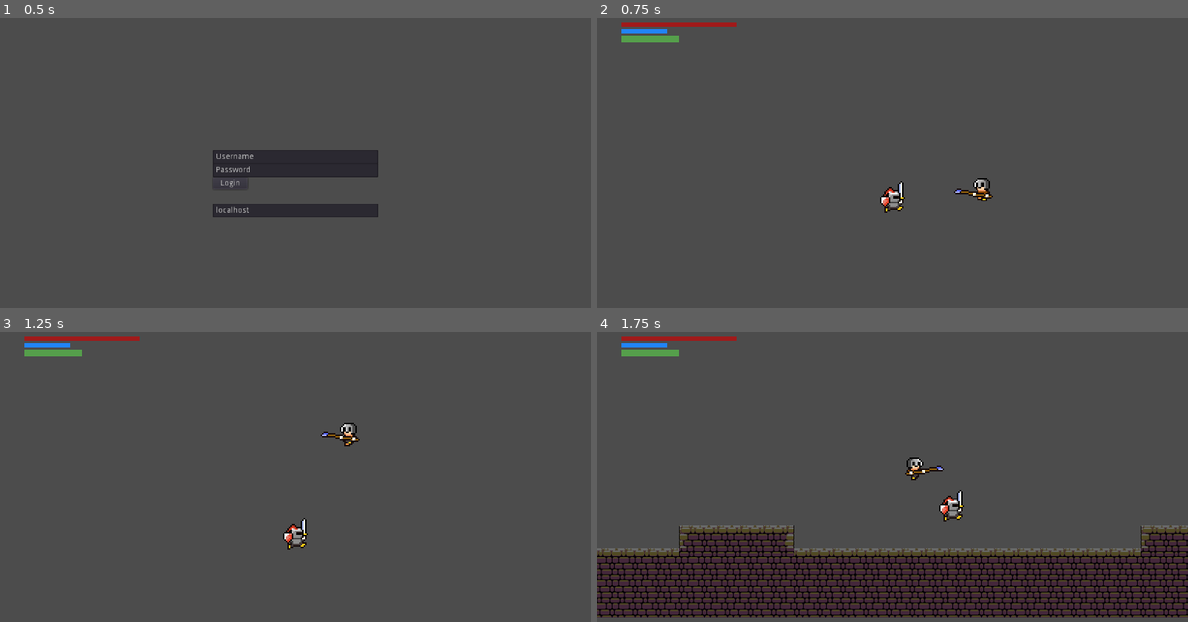
Above: before the commit, frames 1-4 (two rows, left to right).
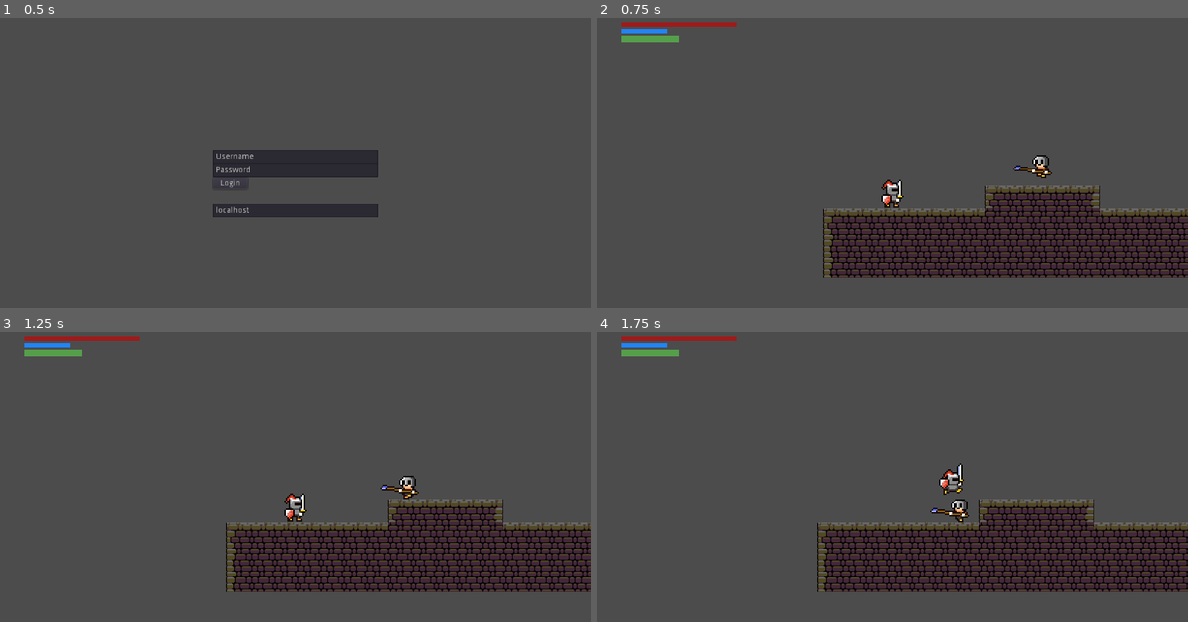
Above: after the commit, the same moments.

Repository: dim35/CEN3031-Project
Game: Godot game, scene res://screens/login_screen/login_screen.tscn
Two runs of this game, one before a commit and one after it. Both use one fixed random seed, a clock stepped at 60 frames per second and the inputs below.
Inputs:
- Up to frame 1 (0.5 s): no input
- Up to frame 2 (0.75 s): click "Login" at 0.5 s
- Up to frame 3 (1.25 s): no input
- Up to frame 4 (1.75 s): hold D (move_right) from 1.28 s (still down); hold Space (ui_select) from 1.28 s (still down); tap Up (jump) at 1.52 s

Frame 1 is identical in both runs. In frame 2, 17% of the frame differs, in the area x 38-100%, y 47-90%; in frame 3, 17%; in frame 4, 30%, in the area x 0-100%, y 43-99%.

Commit message:
Add placeable spawn points for players and mobs

Diff:
--- /dev/null
+++ b/entity_scenes/MobSpawnPoint.tscn
@@ -0,0 +1,3 @@
+[gd_scene format=2]
+
+[node name="SpawnPoint" type="Node2D" index="0"]
--- a/entity_scenes/MobSpawner.gd
+++ b/entity_scenes/MobSpawner.gd
@@ -23,14 +23,19 @@
 		randomize()
 
 		var enemy = mob.instance()
-		var pos = Vector2()
+#		var pos = Vector2()
+#
+#		pos.x = rand_range(0, get_viewport().get_visible_rect().size.x)
+#		pos.y = rand_range(0, get_viewport().get_visible_rect().size.y * (3/4))
+#		enemy.set_position(pos)
 
-		pos.x = rand_range(0, get_viewport().get_visible_rect().size.x)
-		pos.y = rand_range(0, get_viewport().get_visible_rect().size.y * (3/4))
-		enemy.set_position(pos)
+		for node in get_parent().get_children():
+			if node.get_name() == "MobSpawnPoints":
+				enemy.set_position(node.get_child(0).get_global_position())
+				$Container.add_child(enemy)
+				enemy_count = enemy_count + 1
+				break
 
-		$Container.add_child(enemy)
-		enemy_count = enemy_count + 1
 		yield(get_tree().create_timer(spawn_freq), "timeout")
 
 
--- /dev/null
+++ b/entity_scenes/PlayerSpawnPoint.tscn
@@ -0,0 +1,3 @@
+[gd_scene format=2]
+
+[node name="SpawnPoint" type="Node2D"]
--- a/entity_scenes/PlayerSpawner.gd
+++ b/entity_scenes/PlayerSpawner.gd
@@ -19,30 +19,26 @@
 	for entity in range(num_players):
 
 		var new_player = player.instance()
-		var pos = Vector2()
+		for node in get_parent().get_children():
+			if node.get_name() == "PlayerSpawnPoints":
+				new_player.set_position(node.get_child(0).get_global_position())
+				$Container.add_child(new_player)
+				break
 
-		pos.x = get_viewport().get_visible_rect().size.x / 2
-		pos.y = get_viewport().get_visible_rect().size.y * (7 / 8)
-		new_player.set_position(pos)
-
-		$Container.add_child(new_player)
 
 
 # special case after initial death has occured
 func _respawn():
 	var new_player = player.instance()
-	var pos = Vector2()
-
-	pos.x = get_viewport().get_visible_rect().size.x / 2
-	pos.y = get_viewport().get_visible_rect().size.y * (7 / 8)
-	new_player.set_position(pos)
-
-	$Container.add_child(new_player)
+	for node in get_parent().get_children():
+		if node.get_name() == "PlayerSpawnPoints":
+			new_player.set_position(node.get_child(0).get_global_position())
+			$Container.add_child(new_player)
+			break
 
 
 # despawn player if fallen off play area
 func _check_position(entity):
 	if entity.get_position().y > 650:
 		entity.queue_free()
-		#print("Player died")
 		_respawn()
--- a/environment_scenes/World.tscn
+++ b/environment_scenes/World.tscn
@@ -1,10 +1,12 @@
-[gd_scene load_steps=7 format=2]
+[gd_scene load_steps=9 format=2]
 
 [ext_resource path="res://environment_scenes/World.gd" type="Script" id=1]
 [ext_resource path="res://assets/tilesets/CastleTileset.tres" type="TileSet" id=2]
 [ext_resource path="res://gui/HUD.tscn" type="PackedScene" id=3]
 [ext_resource path="res://entity_scenes/MobSpawner.tscn" type="PackedScene" id=4]
 [ext_resource path="res://entity_scenes/PlayerSpawner.gd" type="Script" id=5]
+[ext_resource path="res://entity_scenes/PlayerSpawnPoint.tscn" type="PackedScene" id=6]
+[ext_resource path="res://entity_scenes/MobSpawnPoint.tscn" type="PackedScene" id=7]
 
 [sub_resource type="RectangleShape2D" id=1]
 
@@ -75,4 +77,25 @@
 
 [node name="MobSpawner" parent="." index="3" instance=ExtResource( 4 )]
 
+[node name="PlayerSpawnPoints" type="Node2D" parent="." index="4"]
+
+[node name="SpawnPoint" parent="PlayerSpawnPoints" index="0" instance=ExtResource( 6 )]
+
+position = Vector2( 96, 480 )
+_sections_unfolded = [ "Transform", "Z Index" ]
+
+[node name="MobSpawnPoints" type="Node2D" parent="." index="5"]
+
+[node name="SpawnPoint" parent="MobSpawnPoints" index="0" instance=ExtResource( 7 )]
+
+position = Vector2( 320, 448 )
+
+[node name="SpawnPoint2" parent="MobSpawnPoints" index="1" instance=ExtResource( 7 )]
+
+position = Vector2( 608, 480 )
+
+[node name="SpawnPoint3" parent="MobSpawnPoints" index="2" instance=ExtResource( 7 )]
+
+position = Vector2( 928, 448 )
+
 [connection signal="body_entered" from="TileMap/Door" to="." method="_on_Door_body_entered"]
